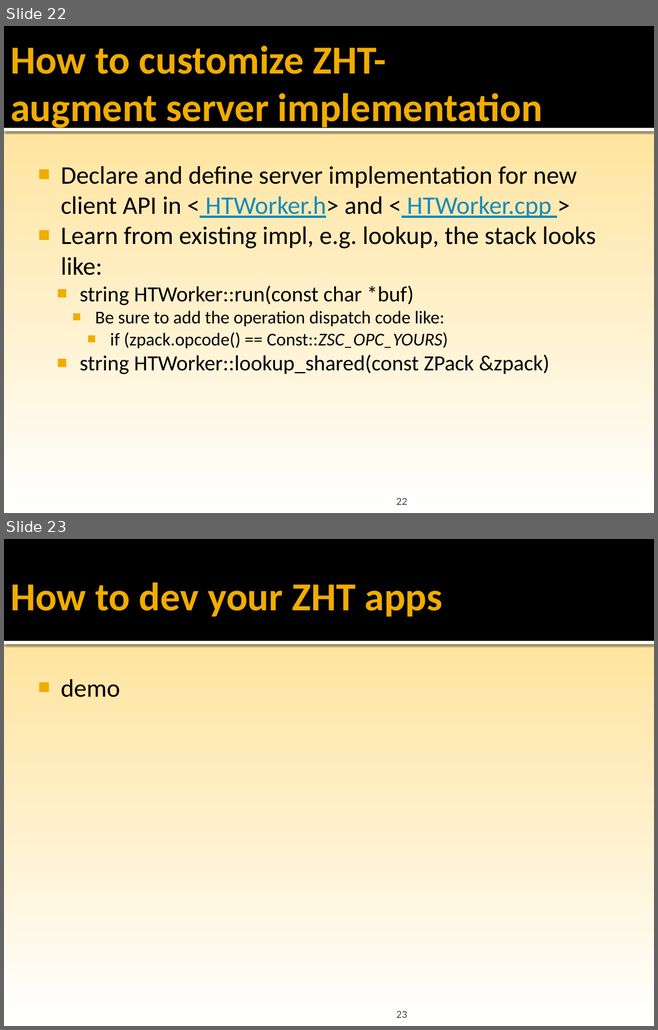
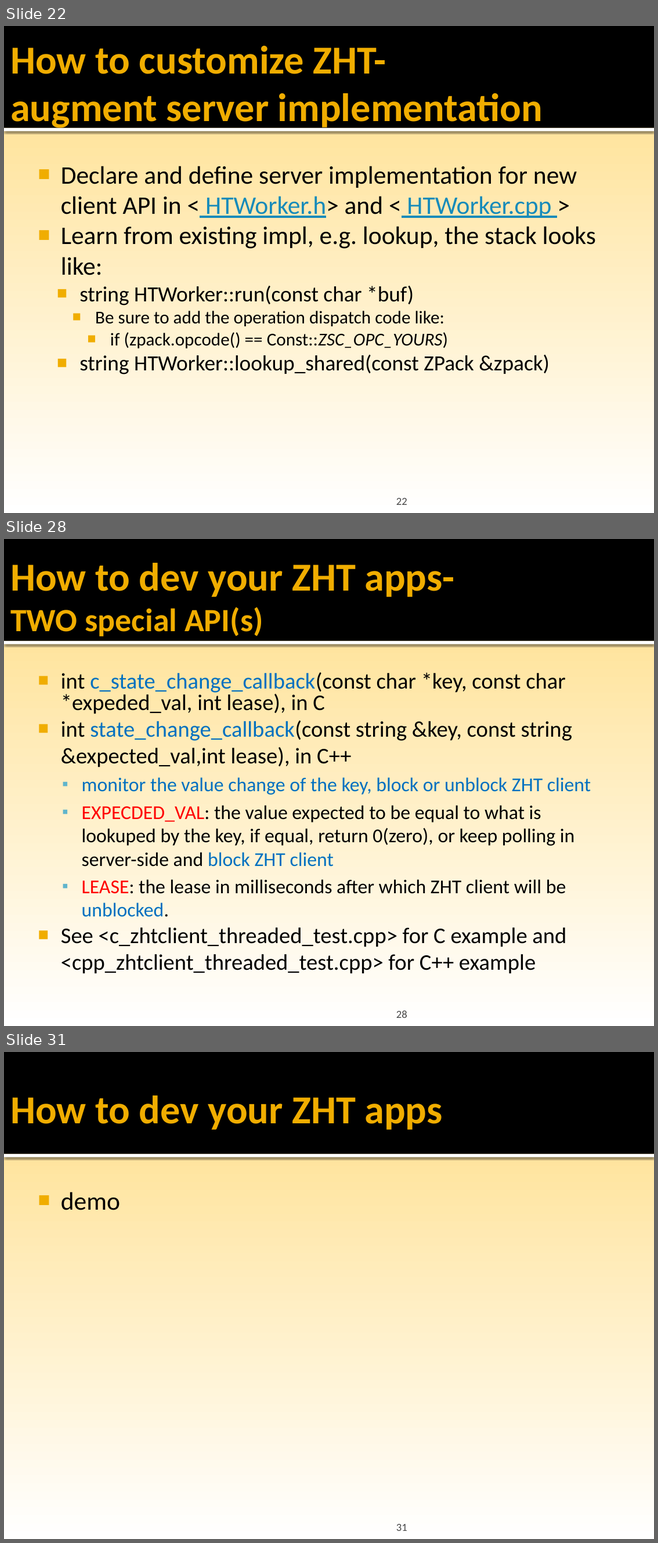
Before and after one commit to datasys/zht, a slide deck: doc/ZHT-dev-tutorial-CS554@cs.iit.pptx. Shown one above the other, each under a label of ours: slides 22 and 23 before the commit, slides 22, 28 and 31 after it; the slides between them are not shown. The pictures are 658x1030 and 658x1543 pixels, drawn with LibreOffice and Linux fonts; fonts in the diff are those of the drawing; background and template pictures are left out. Boxes give left, top, right and bottom in pixels: in the first picture for what was removed or moved away, otherwise in the second. Text is boxed around its words. In the diff, an @@ line names an element or a change of style, - is before the commit and + after.

```diff
--- a/doc/ZHT-dev-tutorial-CS554@cs.iit.pptx
+++ b/doc/ZHT-dev-tutorial-CS554@cs.iit.pptx
@@ slide 28 added at [4, 539, 654, 1026], background gradient #FFC000 to #FFE193 to #FFFFFF; not listed: 2 template elements that a slide beside it also shows @@
@@ title added at [10, 563, 455, 636], 44 pt, text #F0AD00, bold @@
+How to dev your ZHT apps-
+TWO special API(s)
@@ text added at [61, 672, 590, 974], 24.8 pt, text #000000 @@
+■ int c_state_change_callback(const char *key, const char *expeded_val, int lease), in C
+■ int state_change_callback(const string &key, const string &expected_val,int lease), in C++
+  ▪ monitor the value change of the key, block or unblock ZHT client
+  ▪ EXPECDED_VAL: the value expected to be equal to what is lookuped by the key, if equal, return 0(zero), or keep polling in server-side and block ZHT client
+  ▪ LEASE: the lease in milliseconds after which ZHT client will be unblocked.
+■ See <c_zhtclient_threaded_test.cpp> for C example and <cpp_zhtclient_threaded_test.cpp> for C++ example
@@ page number added at [396, 1011, 407, 1018], 12 pt, text #454545 @@
+28
@@ what was slide 23 is now slide 31 @@
@@ page number at [396, 1524, 407, 1531]: text changed @@
-23
+31
```
Also in this commit, not shown: 2 slides changed, 7 other slides added, 1 other file.
